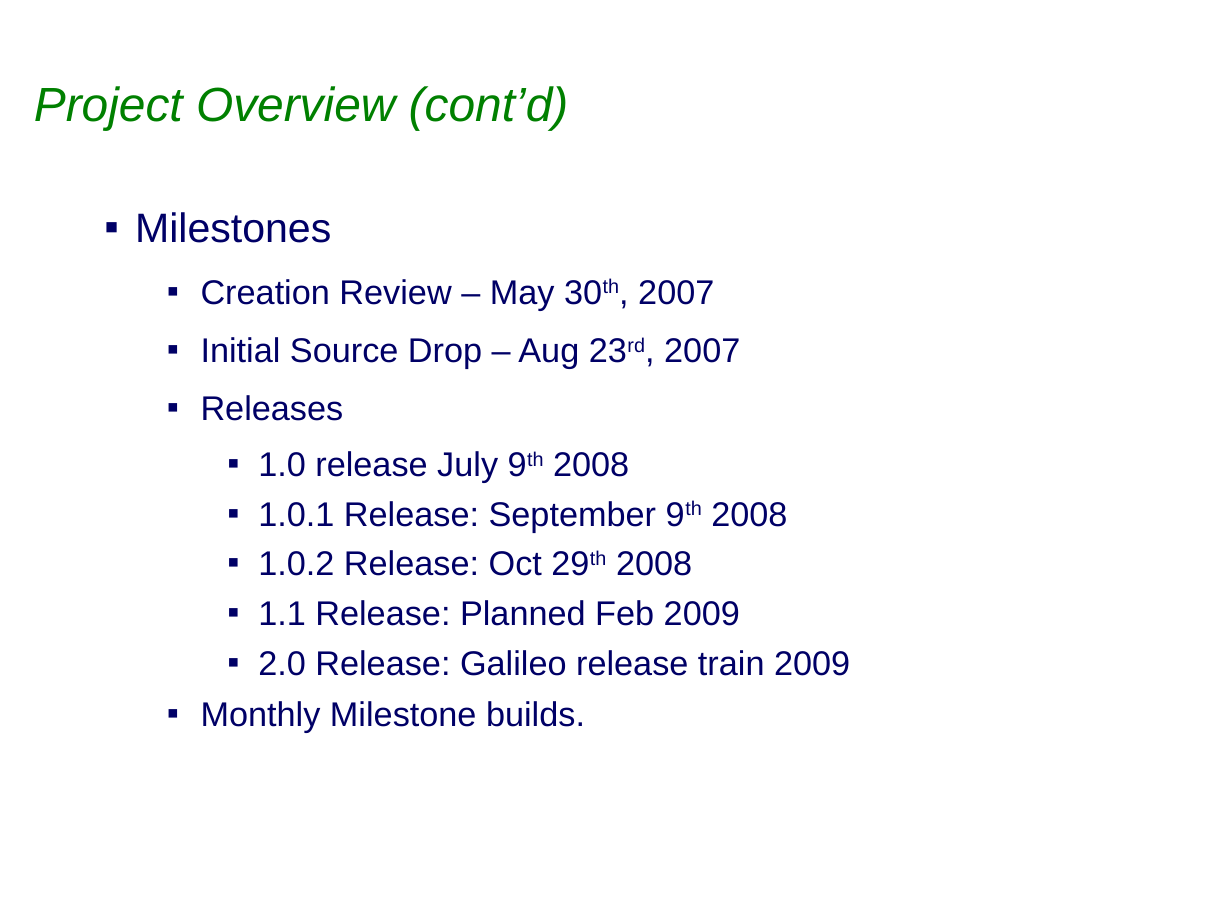
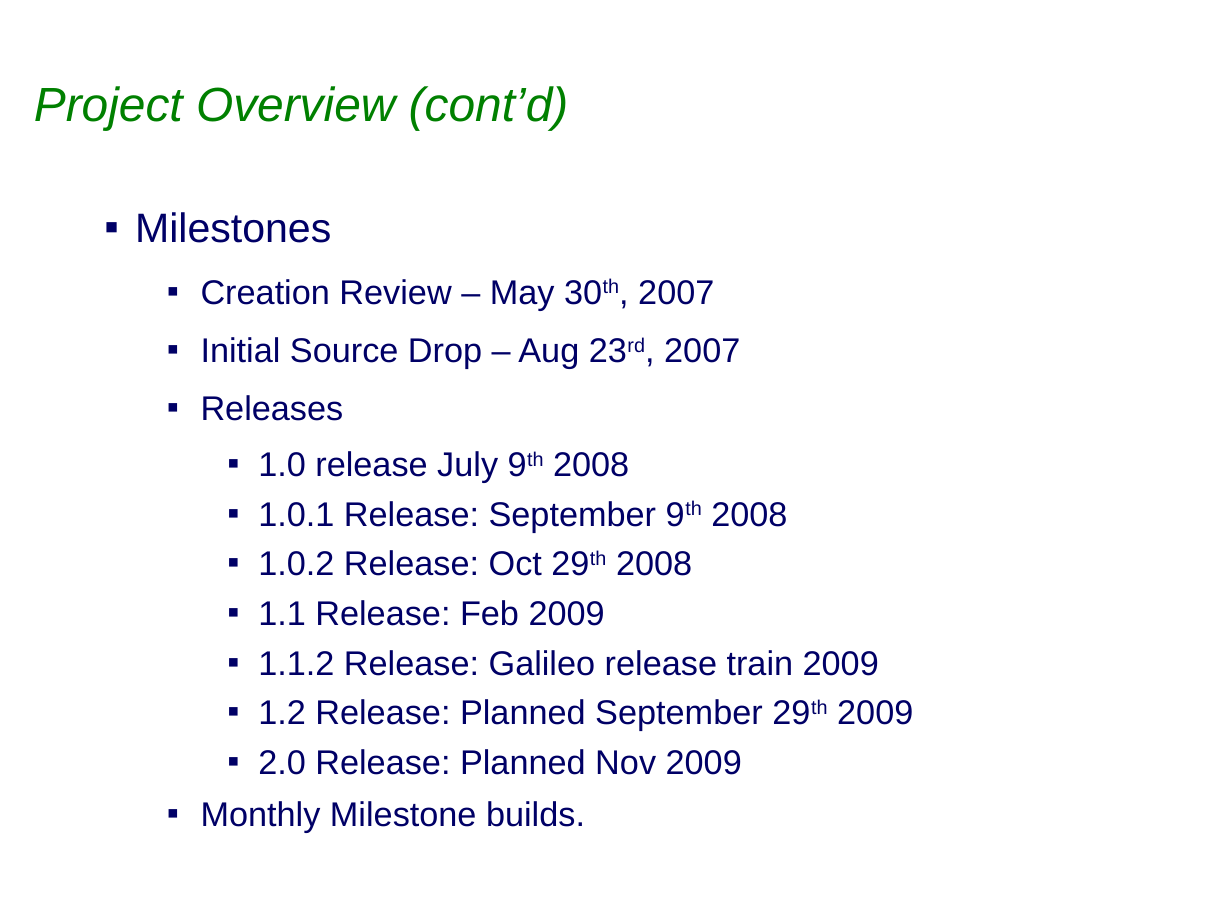
Before and after one commit to bfg-repo-cleaner-demos/eclipselink.runtime-bfg-strip-big-blobs, a slide deck: slide 4 of project-admin/Eclipselink_1.2.0_Release_Review.ppt. Drawn at 1232x924 pixels with LibreOffice and Linux fonts; fonts in the diff are those of the drawing; background and template pictures are left out. Boxes give left, top, right and bottom in pixels: in the first picture for what was removed or moved away, otherwise in the second. Text is boxed around its words. In the diff, an @@ line names an element or a change of style, - is before the commit and + after.

```diff
--- a/project-admin/Eclipselink_1.2.0_Release_Review.ppt
+++ b/project-admin/Eclipselink_1.2.0_Release_Review.ppt
@@ text at (258,600,913,775): text changed @@
-    ▪ 1.1 Release: Planned Feb 2009
-    ▪ 2.0 Release: Galileo release train 2009
+    ▪ 1.1 Release: Feb 2009
+    ▪ 1.1.2 Release: Galileo release train 2009
+    ▪ 1.2 Release: Planned September 29th 2009
+    ▪ 2.0 Release: Planned Nov 2009
```
Also in this commit, not shown: 5 other slides changed, 1 slide removed.
